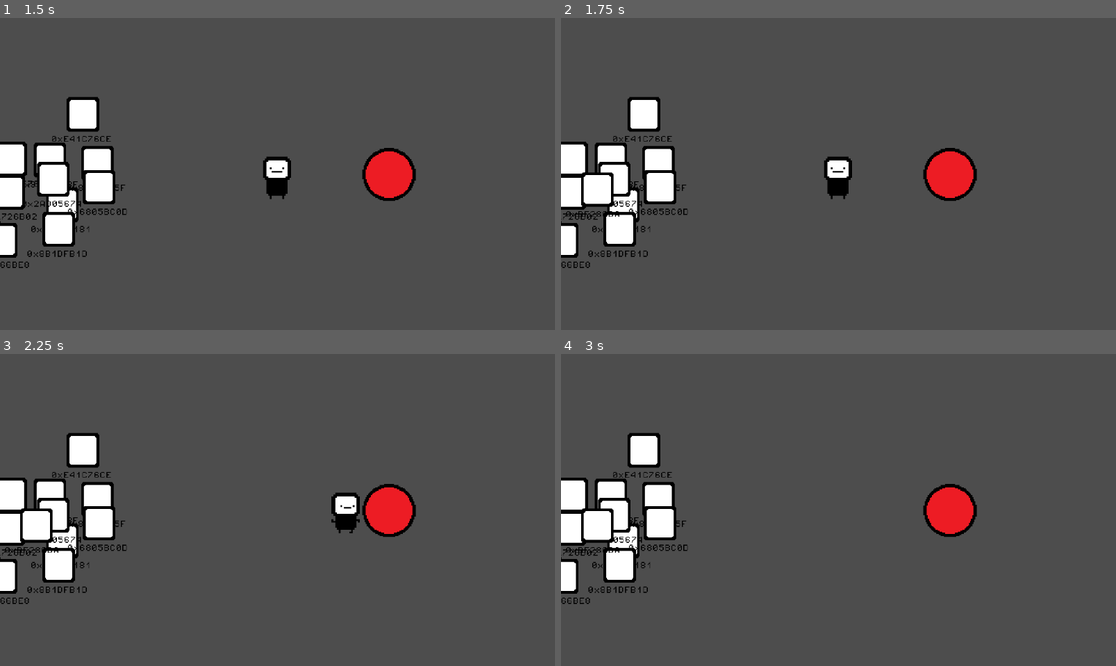
Above: before the commit, frames 1-4 (two rows, left to right).
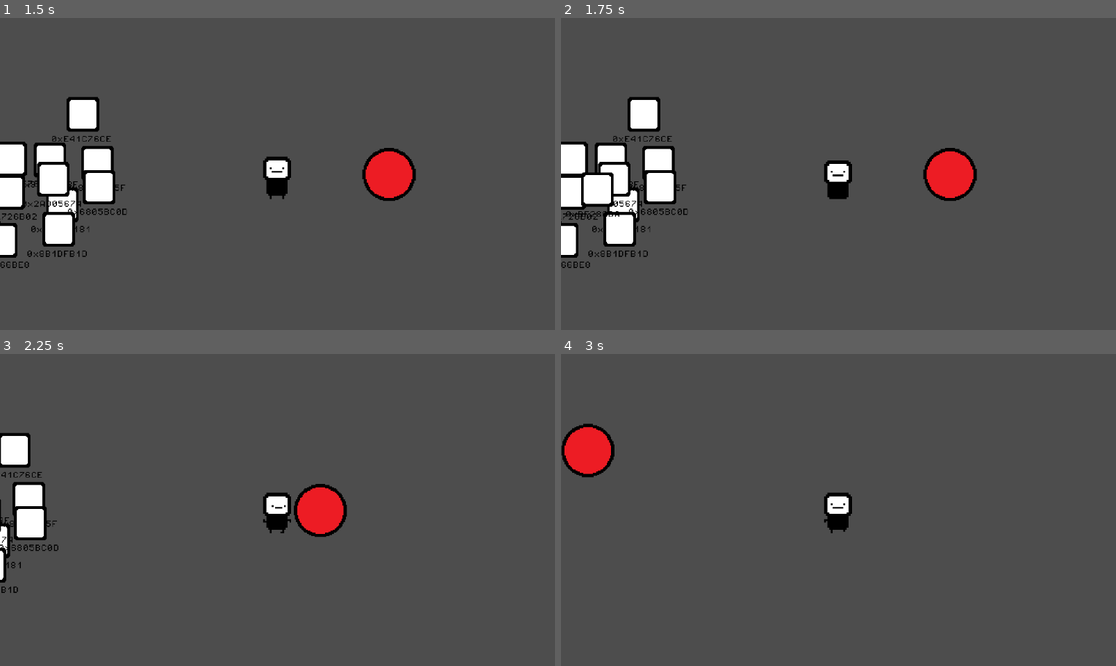
Above: after the commit, the same moments.

Repository: hugobiella/bit-memory
Game: Godot game, scene res://scenes/game.tscn
Same seed, same stepped clock (60 frames per second), same inputs: the game is played once before the commit and once after it.
Inputs (mouse positions are in pixels of both pictures, inside the frame that each line leads up to):
- Up to frame 1 (1.5 s): click (277, 174) at 0.52 s; type "12" at 0.6 s; click "ok" at 1.25 s
- Up to frame 2 (1.75 s): no input
- Up to frame 3 (2.25 s): hold D (move_right) from 2.03 s (still down); hold E (interact) from 2.03 s (still down)
- Up to frame 4 (3 s): release D (move_right) at 2.78 s; release E (interact) at 2.78 s; hold S (move_down) from 2.78 s (still down); tap E (interact) at 2.85 s

Frame 1 is identical in both runs. In frame 2, 0.3% of the frame differs, in the area x 47-53%, y 44-59%; in frame 3, 9.4%, in the area x 0-75%, y 25-81%; in frame 4, 8.9%.

Commit message:
removing comments and updates

Diff:
--- a/new-game-project/scenes/game.gd
+++ b/new-game-project/scenes/game.gd
@@ -4,20 +4,15 @@
 var input_scene_instance: Node
 
 func _ready():
-	# Carregar a cena de entrada
-	input_scene = preload("res://scenes/ui/input_manager.tscn")  # Ajuste o caminho conforme necessário
+	input_scene = preload("res://scenes/ui/input_manager.tscn")
 	input_scene_instance = input_scene.instantiate()
 	add_child(input_scene_instance)
-
-	# Ocultar outros nós da cena principal
 	for child in get_children():
 		if child != input_scene_instance:
 			child.hide()
 
 func _on_input_received(_amount: int):
-	# Remover a cena de entrada e mostrar o resto do jogo
 	input_scene_instance.queue_free()
-
-	# Mostrar outros nós
+	Globals.lock_player = false # unlocks the player for movement
 	for child in get_children():
 		child.show()
--- a/new-game-project/scenes/game.tscn
+++ b/new-game-project/scenes/game.tscn
@@ -10,7 +10,7 @@
 
 [node name="player" parent="." instance=ExtResource("1_1hgf2")]
 
-[node name="Camera2D" type="Camera2D" parent="."]
+[node name="Camera2D" type="Camera2D" parent="player"]
 zoom = Vector2(0.6, 0.6)
 
 [node name="PackageGenerator3" parent="." instance=ExtResource("3_xmbt7")]
--- a/new-game-project/scripts/globals.gd
+++ b/new-game-project/scripts/globals.gd
@@ -3,6 +3,7 @@
 const MAX_SPEED = 1000 # player speed
 var being_carried = false
 var package_exploded = false
+var lock_player = true
 var score = 0
 
 var amount_to_generate = 0
--- a/new-game-project/scripts/package.gd
+++ b/new-game-project/scripts/package.gd
@@ -29,4 +29,4 @@
 	var physical_address = (page_table[page_number] << 12) | offset
 	label.text = "0x%X" % virtual_address
 	print("virtual_address: 0x%X" % virtual_address)
-	print("physical_address: 0x%X" % physical_address)
+	#print("physical_address: 0x%X" % physical_address)
--- a/new-game-project/scripts/player.gd
+++ b/new-game-project/scripts/player.gd
@@ -12,28 +12,29 @@
 		carrying_object.position = global_position + pickup_offset
 
 func move(delta):
-	var input_vector = Input.get_vector("move_left", "move_right", "move_up", "move_down")
-	if input_vector == Vector2.ZERO:
-		velocity = Vector2.ZERO
-		sprite.play("idle")
-		pickup_offset = Vector2(0, -90)
-	else:
-		apply_movement(input_vector * ACCELERATION * delta)
-		move_and_slide()
-		if abs(input_vector.x) > abs(input_vector.y):
-			if input_vector.x > 0:
-				sprite.play("run_right")
-				pickup_offset = Vector2(90, 0)
+	if Globals.lock_player == false: # checks if player has been unlock via amount to generate scene
+		var input_vector = Input.get_vector("move_left", "move_right", "move_up", "move_down")
+		if input_vector == Vector2.ZERO:
+			velocity = Vector2.ZERO
+			sprite.play("idle")
+			pickup_offset = Vector2(0, -90)
+		else:
+			apply_movement(input_vector * ACCELERATION * delta)
+			move_and_slide()
+			if abs(input_vector.x) > abs(input_vector.y):
+				if input_vector.x > 0:
+					sprite.play("run_right")
+					pickup_offset = Vector2(90, 0)
+				else:
+					sprite.play("run_left")
+					pickup_offset = Vector2(-90, 0)
 			else:
-				sprite.play("run_left")
-				pickup_offset = Vector2(-90, 0)
-		else:
-			if input_vector.y > 0:
-				sprite.play("run_down")
-				pickup_offset = Vector2(0, 90)
-			else:
-				sprite.play("run_up")
-				pickup_offset = Vector2(0, -90)
+				if input_vector.y > 0:
+					sprite.play("run_down")
+					pickup_offset = Vector2(0, 90)
+				else:
+					sprite.play("run_up")
+					pickup_offset = Vector2(0, -90)
 
 func apply_movement(amount) -> void:
 	velocity += amount
@@ -44,11 +45,9 @@
 	carrying_object = object
 	object.get_parent().remove_child(object)
 	get_parent().add_child(object)
-	#carrying_object.position = global_position + pickup_offset
 
 func drop_object():
 	if carrying_object:
 		carrying_object.get_parent().remove_child(carrying_object)
 		get_parent().add_child(carrying_object)
-		#carrying_object.position = global_position + pickup_offset
 		carrying_object = null
--- a/new-game-project/scripts/score_area.gd
+++ b/new-game-project/scripts/score_area.gd
@@ -3,8 +3,6 @@
 @onready var explosion = $Explosion
 
 func _on_body_entered(body):
-	#var player = get_tree().get_first_node_in_group("player") as CharacterBody2D
-	#print("body detected: ", body.name)
 	if body is RigidBody2D:
 		explosion.explode()
 		Globals.package_exploded = true
